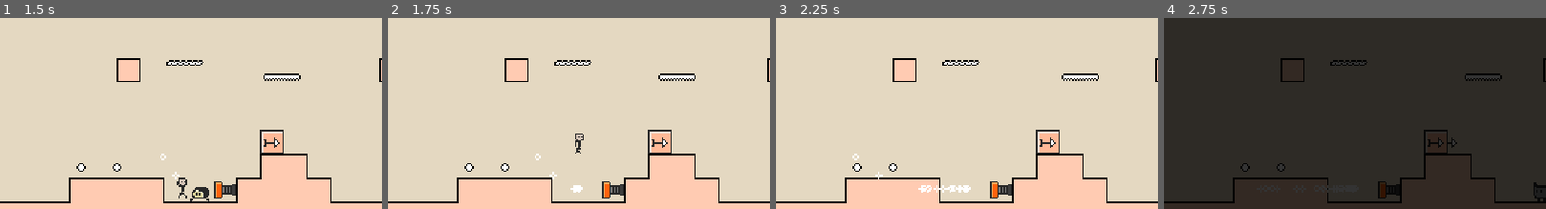
Above: before the commit, frames 1-4 (left to right).
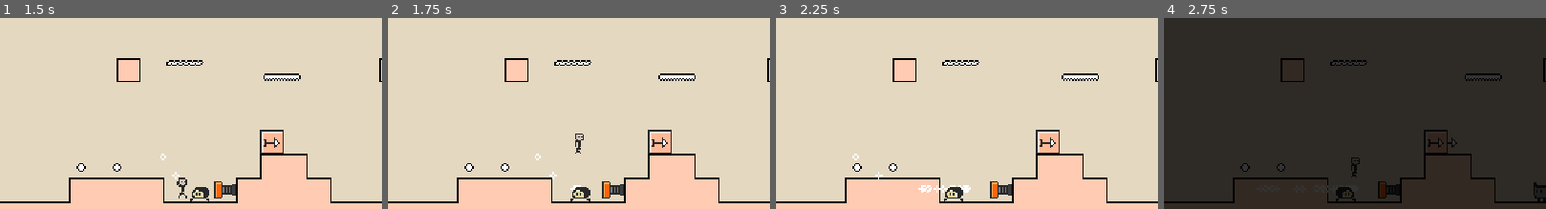
Above: after the commit, the same moments.

Repository: yannicka/ninja
Game: Godot game, scene res://src/Scenes/Game.tscn
Two runs of this game, one before a commit and one after it. Both use one fixed random seed, a clock stepped at 60 frames per second and the inputs below.
Inputs (mouse positions are % of the whole screen's width and height, from its top left):
- Up to frame 1 (1.5 s): move the mouse to (72, 45) at 0.52 s; hold Space (space) 0.53-1.28 s; hold Right (ui_right) from 0.53 s (still down); click (72, 45) at 0.67 s; tap Up (ui_up) at 0.77 s; move the mouse to (30, 55) at 1.27 s; tap Space (space) at 1.35 s
- Up to frame 2 (1.75 s): keep holding Right (ui_right); tap Up (ui_up) at 1.52 s
- Up to frame 3 (2.25 s): move the mouse to (60, 28) at 2.02 s; release Right (ui_right) at 2.03 s; hold Left (ui_left) from 2.03 s (still down); hold Space (space) from 2.03 s (still down)
- Up to frame 4 (2.75 s): keep holding Left (ui_left); keep holding Space (space)
The pictures show only the part of the screen within x 4-54%, y 33-83%; the shares and areas given below are measured in that part.

Frame 1 is identical in both runs. In frame 2, 0.3% of the frame differs, in the area x 47-53%, y 88-96%; in frame 3, 0.2%; in frame 4, 0.3%, in the area x 45-52%, y 73-96%.

Commit message:
La mort du joueur par un ennemi ne fait pas disparaitre l'ennemi

Diff:
--- a/src/Bullets/Arrow.gd
+++ b/src/Bullets/Arrow.gd
@@ -32,5 +32,7 @@
 
 func _on_top_checker_body_entered(body):
 	if body.has_method("die_or_bounce"):
-		body.die_or_bounce()
-		queue_free()
+		var die_or_bounce = body.die_or_bounce()
+
+		if die_or_bounce == "bounce":
+			queue_free()
--- a/src/Enemies/Cannon.gd
+++ b/src/Enemies/Cannon.gd
@@ -42,8 +42,10 @@
 
 func _on_area_2d_body_entered(body):
 	if body.has_method("die_or_bounce"):
-		body.die_or_bounce()
-		queue_free()
+		var die_or_bounce = body.die_or_bounce()
+
+		if die_or_bounce == "bounce":
+			queue_free()
 
 func on_timer_before_prepare_shot_timeout():
 	$AnimatedSprite2d.play("shot")
--- a/src/Enemies/Eye.gd
+++ b/src/Enemies/Eye.gd
@@ -2,5 +2,7 @@
 
 func _on_area_2d_body_entered(body):
 	if body.has_method("die_or_bounce"):
-		body.die_or_bounce()
-		queue_free()
+		var die_or_bounce = body.die_or_bounce()
+
+		if die_or_bounce == "bounce":
+			queue_free()
--- a/src/Enemies/Frog.gd
+++ b/src/Enemies/Frog.gd
@@ -27,8 +27,10 @@
 
 func _on_area_2d_body_entered(body):
 	if body.has_method("die_or_bounce"):
-		body.die_or_bounce()
-		queue_free()
+		var die_or_bounce = body.die_or_bounce()
+
+		if die_or_bounce == "bounce":
+			queue_free()
 
 func on_timer_timeout() -> void:
 	var direction_before = Vector2(direction)
--- a/src/Enemies/Ramper.gd
+++ b/src/Enemies/Ramper.gd
@@ -21,5 +21,7 @@
 
 func _on_area_2d_body_entered(body):
 	if body.has_method("die_or_bounce"):
-		body.die_or_bounce()
-		queue_free()
+		var die_or_bounce = body.die_or_bounce()
+
+		if die_or_bounce == "bounce":
+			queue_free()
--- a/src/Enemies/Turtle.gd
+++ b/src/Enemies/Turtle.gd
@@ -22,11 +22,12 @@
 
 func _on_area_2d_body_entered(body):
 	if body.has_method("die_or_bounce"):
-		body.die_or_bounce()
+		var die_or_bounce = body.die_or_bounce()
 
-		var turtleSpinningTop = TurtleSpinningTop.instantiate()
-		turtleSpinningTop.direction = Vector2(-direction.x, direction.y)
-		turtleSpinningTop.global_position = Vector2(self.global_position.x, self.global_position.y)
-		get_tree().current_scene.add_child(turtleSpinningTop)
+		if die_or_bounce == "bounce":
+			var turtleSpinningTop = TurtleSpinningTop.instantiate()
+			turtleSpinningTop.direction = Vector2(-direction.x, direction.y)
+			turtleSpinningTop.global_position = Vector2(self.global_position.x, self.global_position.y)
+			get_tree().current_scene.add_child(turtleSpinningTop)
 
-		queue_free()
+			queue_free()
--- a/src/Enemies/TurtleSpinningTop.gd
+++ b/src/Enemies/TurtleSpinningTop.gd
@@ -25,5 +25,7 @@
 
 func _on_area_2d_body_entered(body):
 	if age > 0.05 and body.has_method("die_or_bounce"):
-		body.die_or_bounce()
-		queue_free()
+		var die_or_bounce = body.die_or_bounce()
+
+		if die_or_bounce == "bounce":
+			queue_free()
--- a/src/Player.gd
+++ b/src/Player.gd
@@ -100,8 +100,12 @@
 func die_or_bounce():
 	if state == "fall":
 		bounce()
+
+		return "bounce"
 	else:
 		die()
+
+		return "die"
 
 func _on_animation_player_animation_finished(anim_name):
 	if anim_name == "die":
